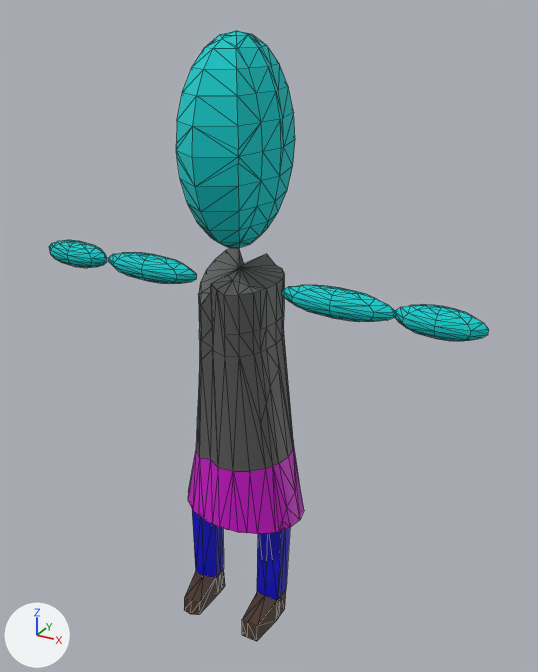
Renders of the COLLADA model TimbreGroove/media/models/legoman.dae from each side of a commit.
Camera for both pictures: a camera (50 mm lens) standing at (0.0224, -0.037, 0.0247) and looking at (0.0013, 0.0013, 0.0055). The lights are fixed; the arrows at lower left show +X, +Y and +Z. Mesh edges are drawn as thin lines.
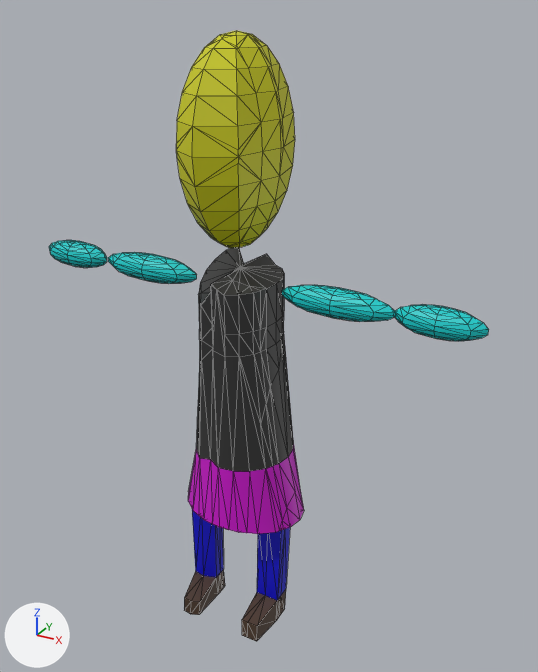
Where the change shows, as pixel boxes [x1, y1, x2, y2] in the pictures (538 x 672 px; the box of a moved part takes in the faces that stretch with it):
'polySurface2', recoloured, surface changed
    both: [54, 30, 470, 531]
part 1 of me_dude, moved or reshaped
    both: [218, 338, 304, 532]
part 2 of me_dude, recoloured (cyan to yellow)
    both: [176, 30, 295, 248]

The change, as a diff of the scene's bpy script:
```diff
--- a/TimbreGroove/media/models/legoman.dae.py
+++ b/TimbreGroove/media/models/legoman.dae.py
@@ mat_shirt @@
 mat_shirt = principled_material('shirt')
-mat_shirt.base_color = (0.107, 0.107, 0.107)  # dark grey #5c5c5c
+mat_shirt.base_color = (0.0326, 0.0326, 0.0326)  # black #333333
 mat_shirt.roughness = 0.55
@@ mat_shinybluearms @@
+mat_shinybluearms = principled_material('ShinyBlueArms')
+mat_shinybluearms.base_color = (0.0, 0.604, 0.604)  # cyan #00cccc
+mat_shinybluearms.roughness = 0.55
@@ mat_shinyheadyellow @@
+mat_shinyheadyellow = principled_material('ShinyHeadYellow')
+mat_shinyheadyellow.base_color = (0.604, 0.604, 0.0)  # yellow #cccc00
+mat_shinyheadyellow.roughness = 0.55
@@ me_dude @@
 me_dude.from_pydata(...)  # 602 vertices, 1180 faces; spans x -0.0152..0.0152, y -0.0046..0.0046, z -0.0151..0.0236
 # used by ob_polysurface2; location = (0.0, 0.0, 0.0)
+# me_dude part 1
+# 11 faces are deleted
+# 3 new faces join them, mat_shirt (black #333333)
+# 8 new faces join them, mat_phong3 (pink #cc00cc)
+# me_dude part 2: 264 faces spanning x -0.0028..0.0028, y -0.0046..0.0046, z 0.0117..0.0236 switch from mat_lambert1 (cyan #00cccc) to mat_shinyheadyellow (yellow #cccc00)
 me_dude.materials.append(mat_shirt)
@@ me_dude @@
 me_dude.materials.append(mat_legs)
+me_dude.materials.append(mat_shinybluearms)  # cyan #00cccc
```
